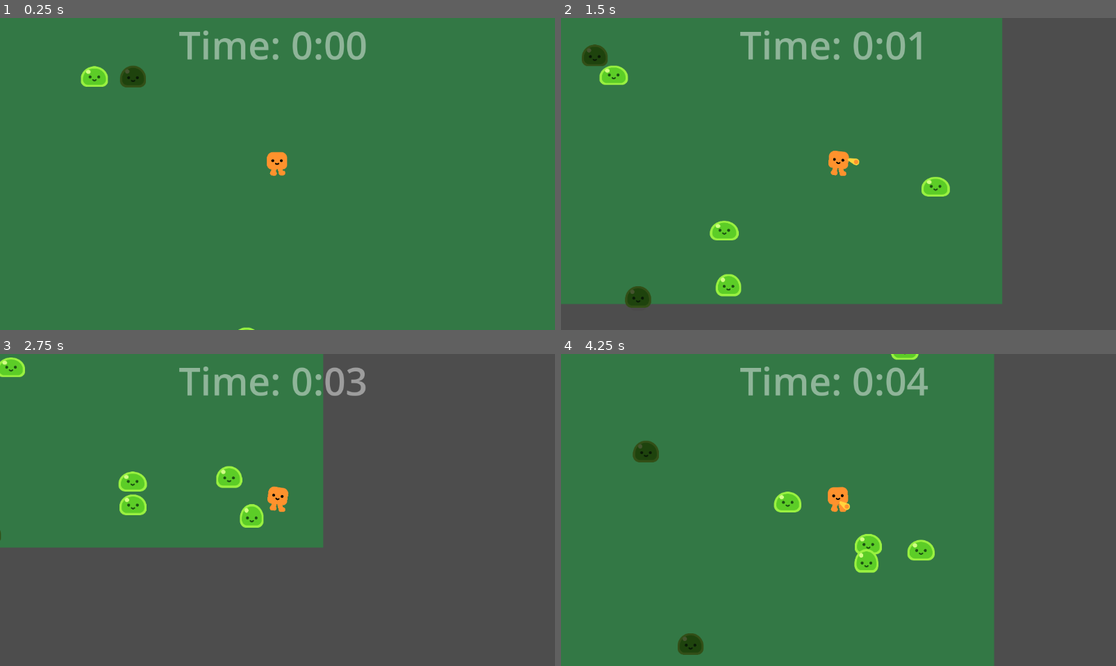
Above: before the commit, frames 1-4 (two rows, left to right).
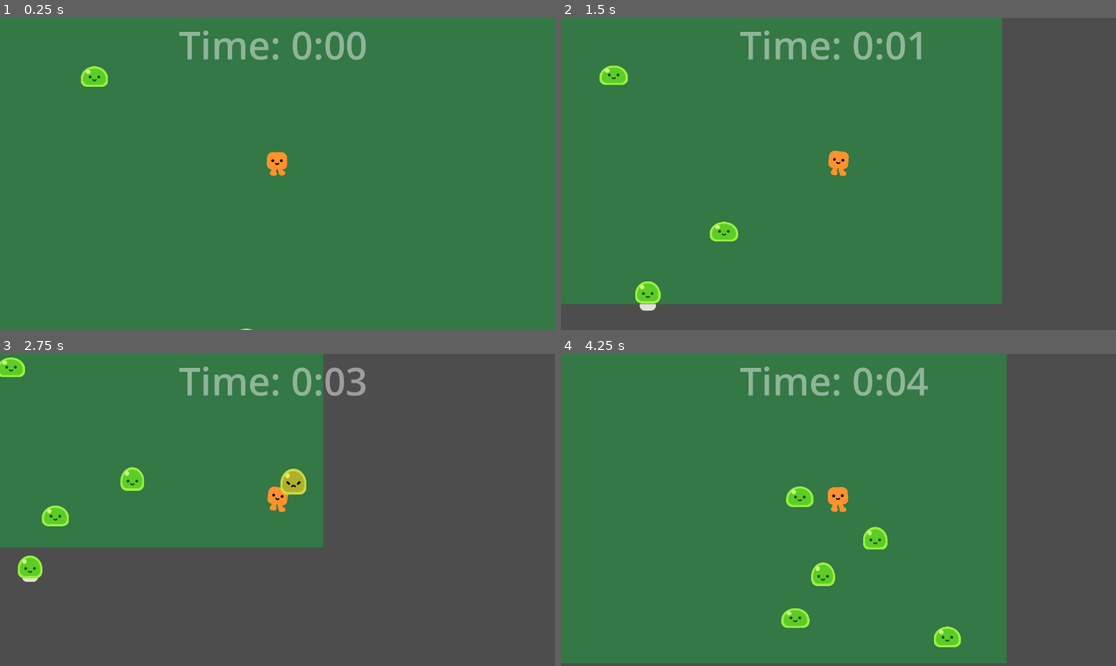
Above: after the commit, the same moments.

Repository: Nalmeder/idleshmup
Game: Godot game, scene res://idleschmup_game.tscn
The game is run twice, just before and just after one commit, with the same random seed, the same clock (stepped at 60 frames per second) and the same inputs.
Inputs:
- Up to frame 1 (0.25 s): no input
- Up to frame 2 (1.5 s): hold Right (right) 0.53-1.28 s; hold Down (down) from 1.28 s (still down)
- Up to frame 3 (2.75 s): release Down (down) at 2.03 s; hold Right (right) from 2.03 s (still down)
- Up to frame 4 (4.25 s): release Right (right) at 2.78 s; hold Up (up) 2.78-3.53 s; hold Left (left) from 3.53 s (still down)

The runs differ from the first frame. In frame 1, 0.3% of the frame differs, in the area x 21-46%, y 15-100%; in frame 2, 1.4%; in frame 3, 2.0%; in frame 4, 5.7%, in the area x 0-81%, y 0-100%.

Commit message:
fixed bug where time above 60 seconds would ruin format

Diff:
--- a/Game_Time.gd
+++ b/Game_Time.gd
@@ -6,14 +6,17 @@
 const NEW_WAVE = 30
 
 func get_time(elapsed_time):
-	var time_string = "Time: 0:"
-	if (elapsed_time % 60) < 10:
-		time_string = str(time_string, "0", elapsed_time)
+	var time_string = ":"
+	var minutes = int(elapsed_time/60)
+	var seconds = elapsed_time % 60
+
+	# handle right half of colon
+	if seconds < 10:
+		time_string = str(time_string, "0", seconds)
 	else:
-		time_string = str(time_string, elapsed_time)
-	if elapsed_time > 60:
-		time_string = str(int(elapsed_time/60), time_string)
-	return time_string
+		time_string = str(time_string, seconds)
+
+	return str("Time: ", minutes, time_string)
 
 func _on_timeout():
 	elapsed_seconds += 1
--- a/game_controller.gd
+++ b/game_controller.gd
@@ -6,8 +6,7 @@
 var wave_ptr = 0
 
 func _ready():
-	spawn_mob(GREEN_SLIME)
-	spawn_mob(IMMORTAL_SLIME)
+	pass
 
 func spawn_mob(mob):
 	var new_mob = mob.instantiate()
--- a/idleschmup_game.tscn
+++ b/idleschmup_game.tscn
@@ -1,10 +1,9 @@
-[gd_scene load_steps=10 format=3 uid="uid://cmhpxbr48eqpo"]
+[gd_scene load_steps=9 format=3 uid="uid://cmhpxbr48eqpo"]
 
 [ext_resource type="PackedScene" uid="uid://cb8xkqgyjp80b" path="res://characters/happy_boo/Player.tscn" id="1_1q1p2"]
 [ext_resource type="Script" path="res://game_controller.gd" id="1_hi5km"]
 [ext_resource type="Script" path="res://characters/happy_boo/attack_range.gd" id="2_1etvy"]
 [ext_resource type="PackedScene" uid="uid://5bgiub0jk47p" path="res://characters/slime/Green_Slime.tscn" id="2_m4g0g"]
-[ext_resource type="PackedScene" uid="uid://dm7x5034kn7wb" path="res://characters/slime/immortal_slime.tscn" id="4_feq3o"]
 [ext_resource type="Script" path="res://Game_Time.gd" id="6_64l2o"]
 [ext_resource type="Script" path="res://Spawn_Timer.gd" id="7_lb8x1"]
 
@@ -41,10 +40,6 @@
 
 [node name="Timer" type="Timer" parent="Player/attack_range"]
 wait_time = 0.75
-
-[node name="immortal_slime" parent="." instance=ExtResource("4_feq3o")]
-position = Vector2(524, 245)
-Enemy_Type = "IMMORTAL_SLIME"
 
 [node name="Green_Slime" parent="." instance=ExtResource("2_m4g0g")]
 position = Vector2(317, 242)
